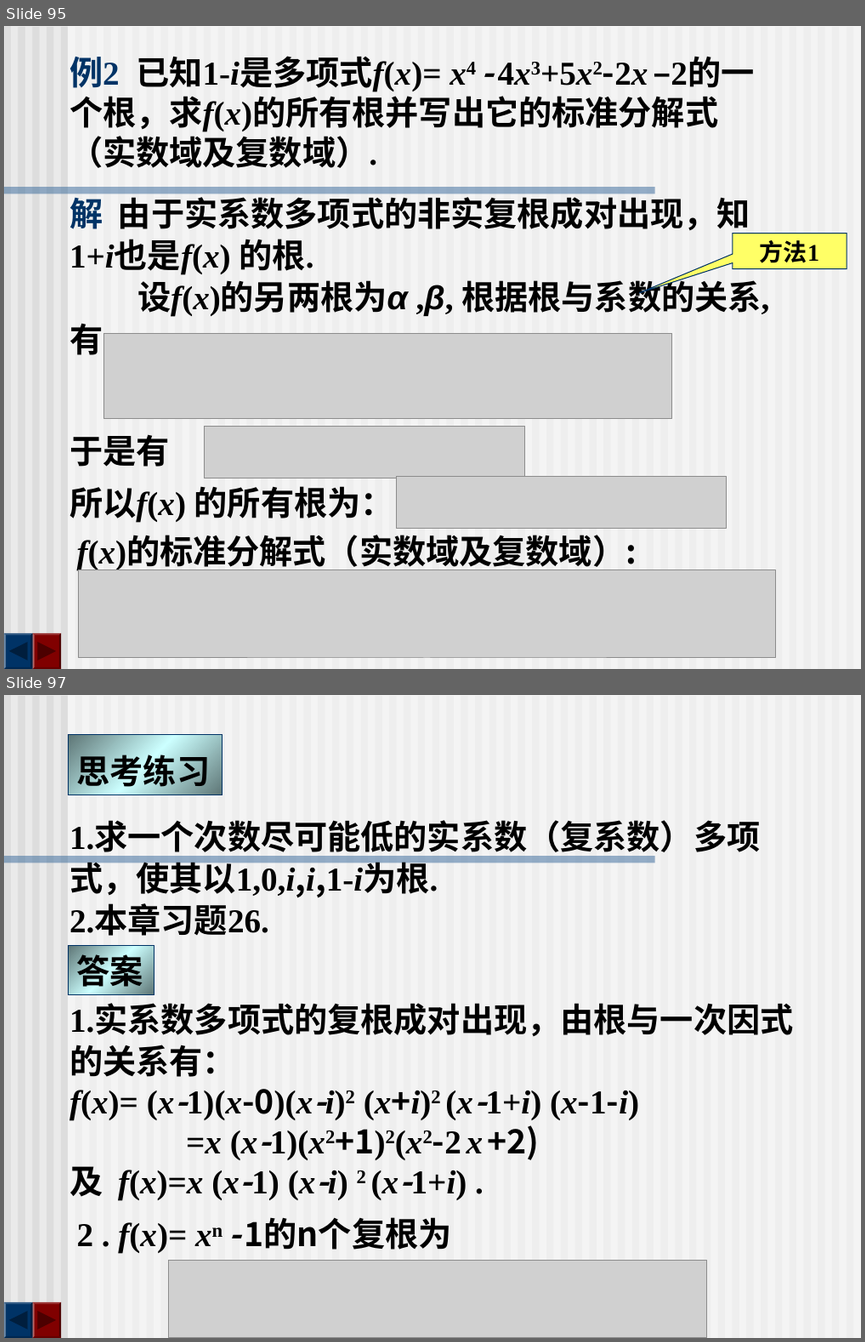
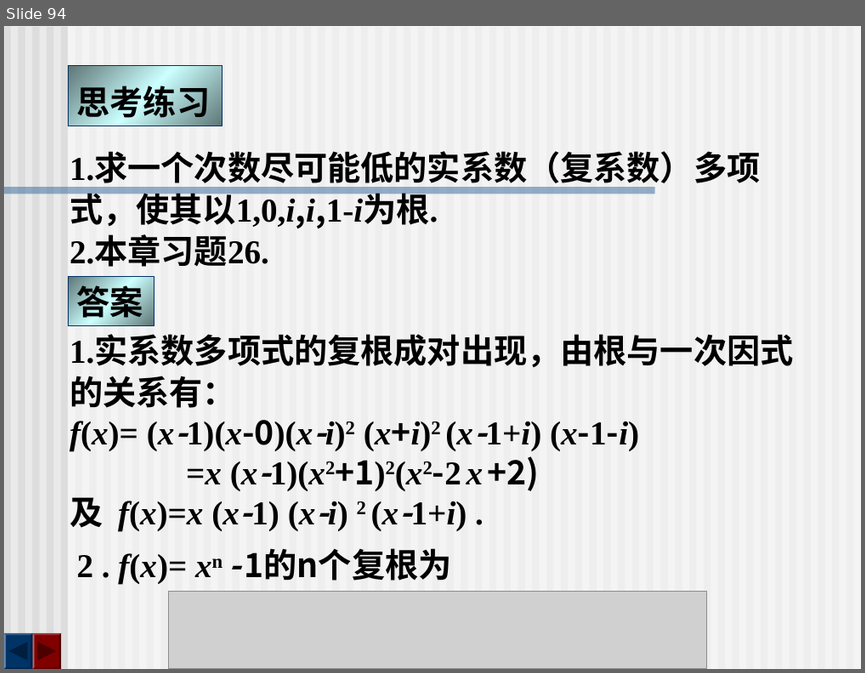
Before and after one commit to zhangbiaomath/zhangbiaomath.github.io, a slide deck: teaching/gaodai/课件/第1章-多项式.ppt. Shown one above the other, each under a label of ours: slides 95 and 97 before the commit, slide 94 after it; the slides between them are not shown. The pictures are 865x1342 and 865x673 pixels, drawn with LibreOffice and Linux fonts; fonts in the diff are those of the drawing; grey boxes stand for pictures. Boxes give left, top, right and bottom in pixels: in the first picture for what was removed or moved away, otherwise in the second. Text is boxed around its words. In the diff, an @@ line names an element or a change of style, - is before the commit and + after.

```diff
--- a/teaching/gaodai/课件/第1章-多项式.ppt
+++ b/teaching/gaodai/课件/第1章-多项式.ppt
@@ slide 95 removed at (x1=4, y1=26, x2=861, y2=669), background #EAEAEA; not listed: 64 template elements that a slide beside it also shows @@
@@ title removed at (x1=69, y1=56, x2=718, y2=168) @@
-例2 已知1-i是多项式f(x)= x4 - 4x3+5x2-2x –2的一个根，求f(x)的所有根并写出它的标准分解式（实数域及复数域）.
@@ text removed at (x1=69, y1=192, x2=769, y2=355) @@
-解 由于实系数多项式的非实复根成对出现，知
-1+i也是f(x) 的根.
-设f(x)的另两根为α ,β, 根据根与系数的关系,
-有
@@ speech box removed at (x1=732, y1=233, x2=846, y2=269) @@
-方法1
@@ picture removed at (x1=104, y1=333, x2=672, y2=418) @@
@@ picture removed at (x1=204, y1=426, x2=525, y2=478) @@
@@ text removed at (x1=69, y1=434, x2=169, y2=466) @@
-于是有
@@ picture removed at (x1=397, y1=476, x2=726, y2=528) @@
@@ text removed at (x1=69, y1=486, x2=394, y2=522) @@
-所以f(x) 的所有根为：
@@ text removed at (x1=77, y1=537, x2=636, y2=569) @@
-f(x)的标准分解式（实数域及复数域）:
@@ picture removed at (x1=79, y1=570, x2=775, y2=658) @@
@@ what was slide 97 is now slide 94 @@
```
Also in this commit, not shown: 2 slides changed, 2 other slides removed, 3 other files.
